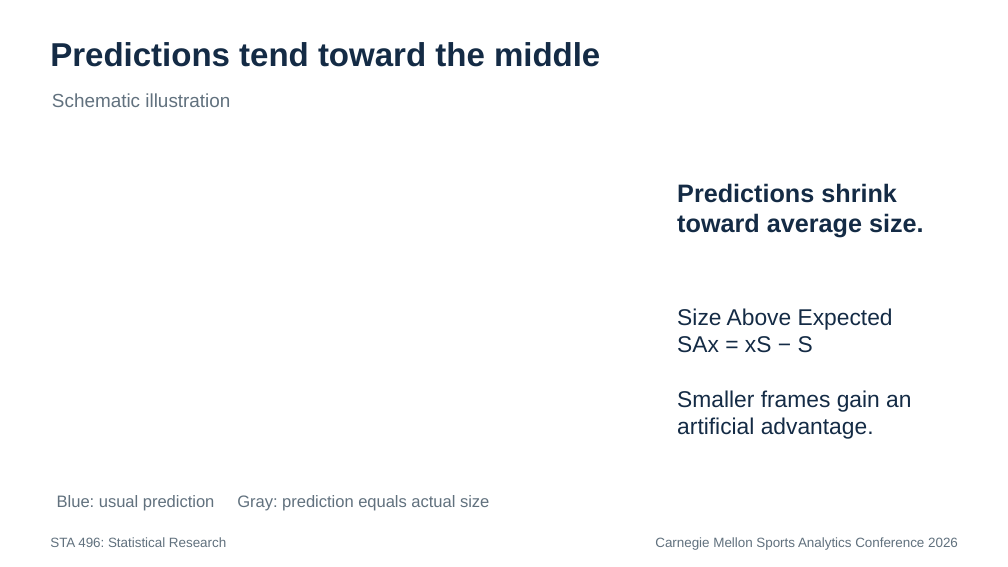
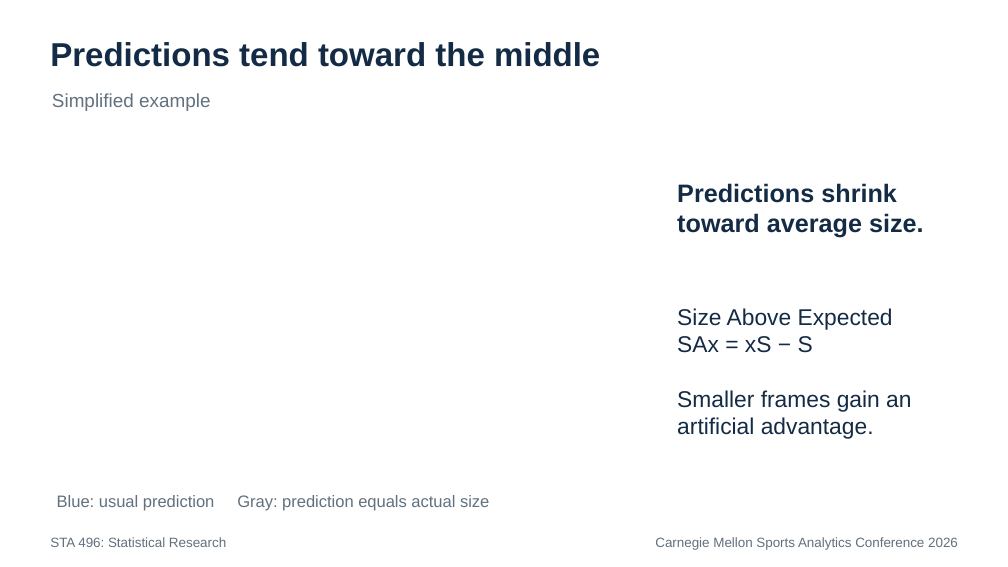
Before and after one commit to RentoSaijo/CSAx_STA496, a slide deck: slide 17 of reports/presentation.pptx. Drawn at 1008x567 pixels with LibreOffice and Linux fonts; fonts in the diff are those of the drawing. Boxes give left, top, right and bottom in pixels: in the first picture for what was removed or moved away, otherwise in the second. Text is boxed around its words. In the diff, an @@ line names an element or a change of style, - is before the commit and + after.

```diff
--- a/reports/presentation.pptx
+++ b/reports/presentation.pptx
@@ text at (52,93,210,111): text changed @@
-Schematic illustration
+Simplified example
```
Also in this commit, not shown: 4 other slides changed.
